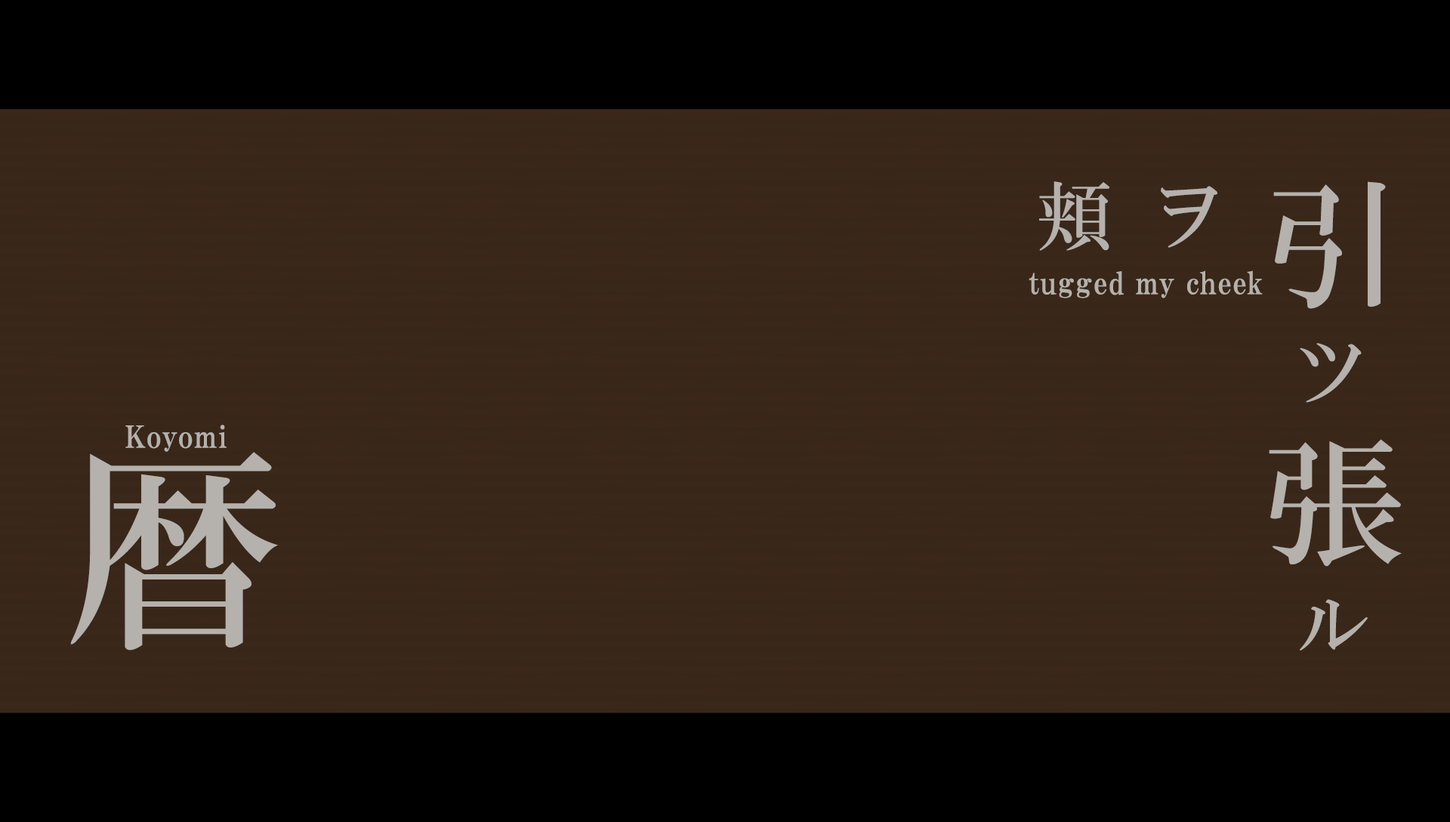
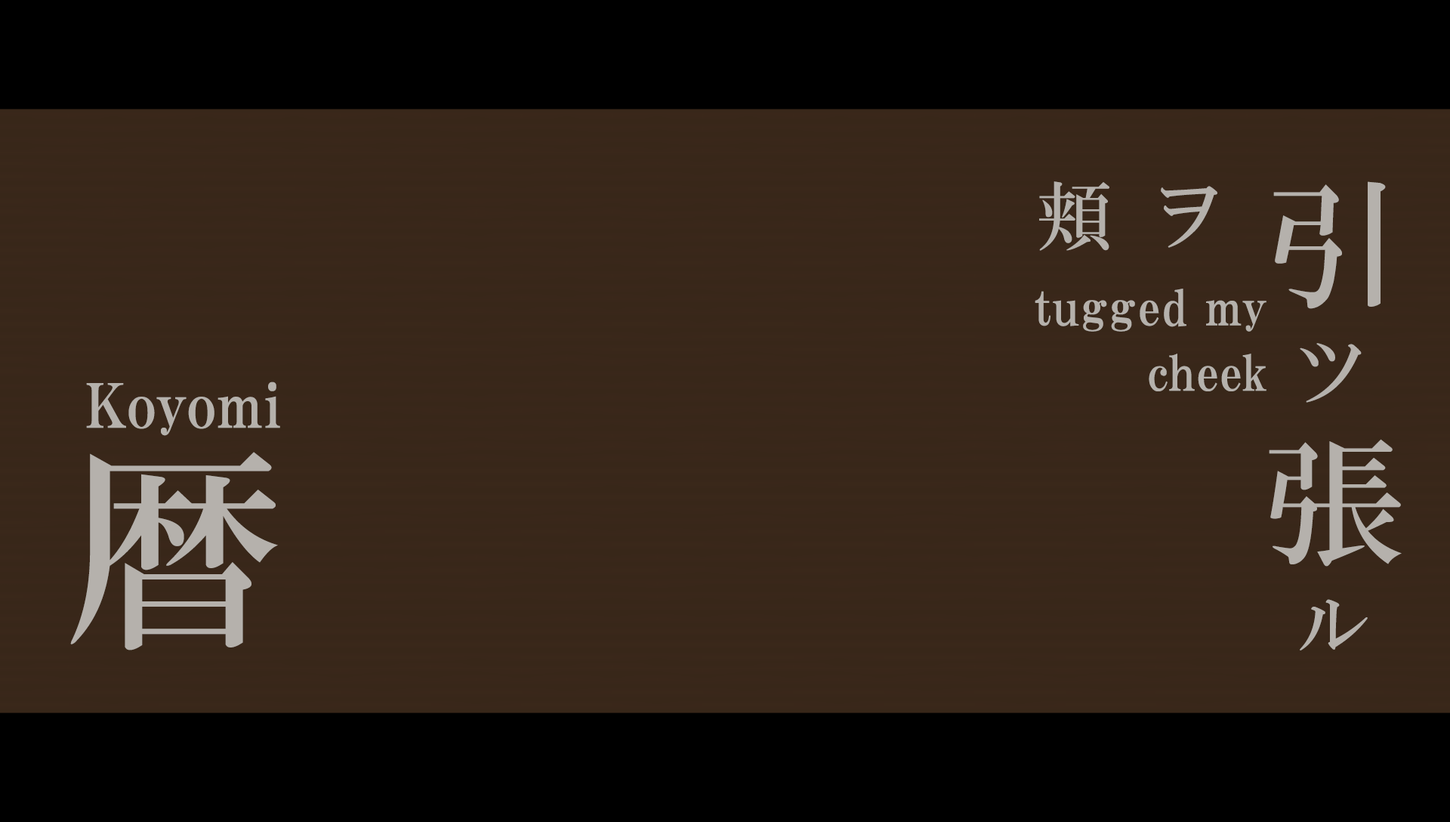
Revision of a layered 1450px x 822px image; what changed, layer by layer:
painted on "tugged my cheek" over [1028, 270, 1267, 392]
painted on "Koyomi" over [86, 381, 281, 452]
